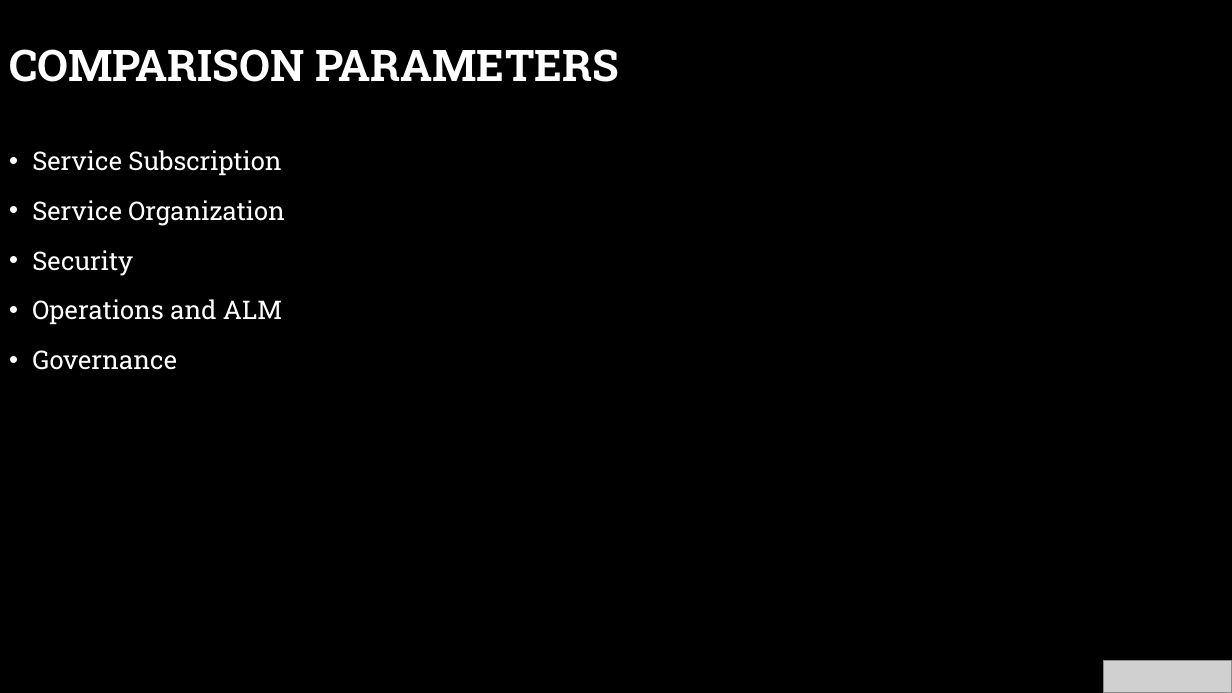
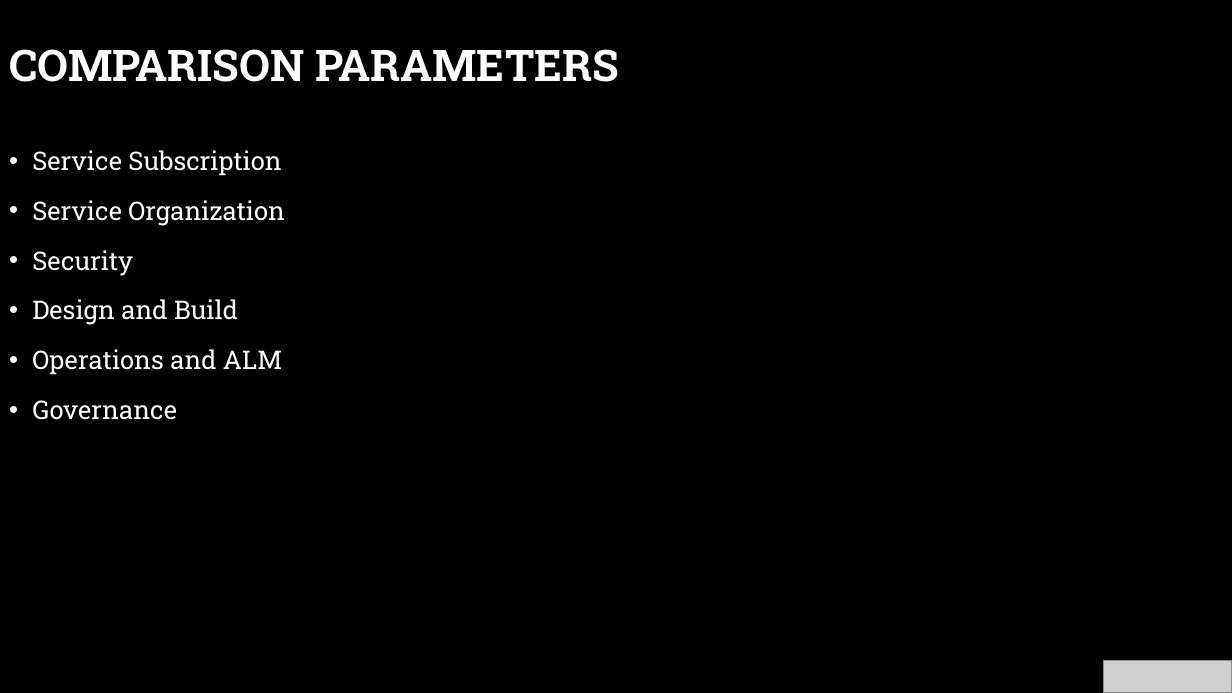
Before and after one commit to codidharma/presentations, a slide deck: slide 7 of 2022/LogicAppsVPowerAutomate.pptx. Drawn at 1232x693 pixels with LibreOffice and Linux fonts; fonts in the diff are those of the drawing; grey boxes stand for pictures; background and template pictures are left out. Boxes give left, top, right and bottom in pixels: in the first picture for what was removed or moved away, otherwise in the second. Text is boxed around its words. In the diff, an @@ line names an element or a change of style, - is before the commit and + after.

```diff
--- a/2022/LogicAppsVPowerAutomate.pptx
+++ b/2022/LogicAppsVPowerAutomate.pptx
@@ text at (32, 299, 238, 325): paragraph added @@
+• Design and Build
```
Also in this commit, not shown: 5 other slides changed, 5 slides added, 1 slide removed.
